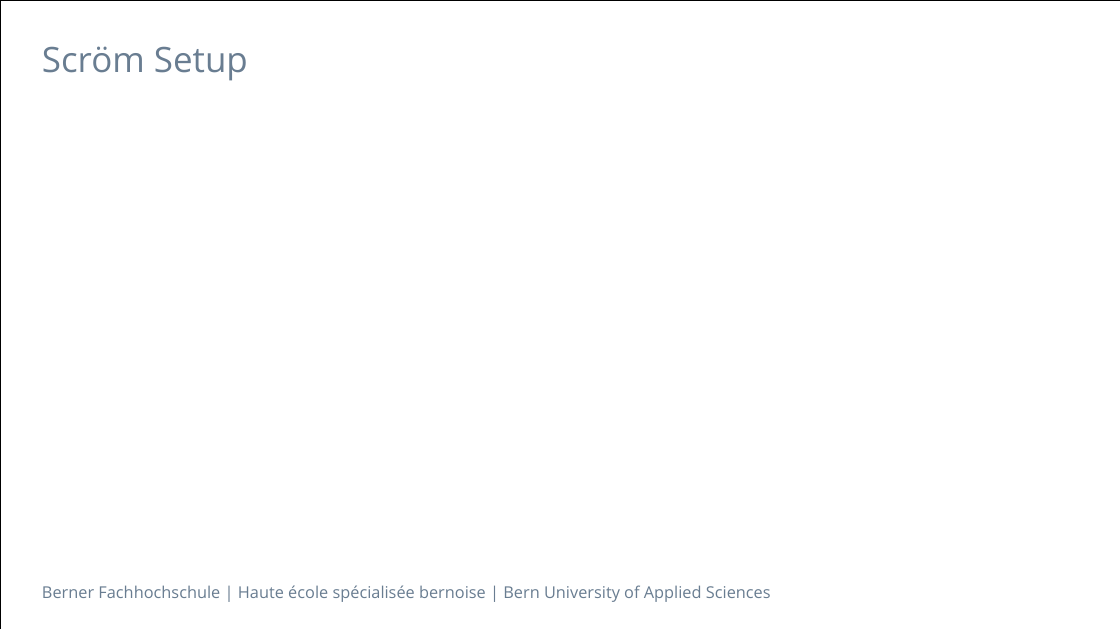
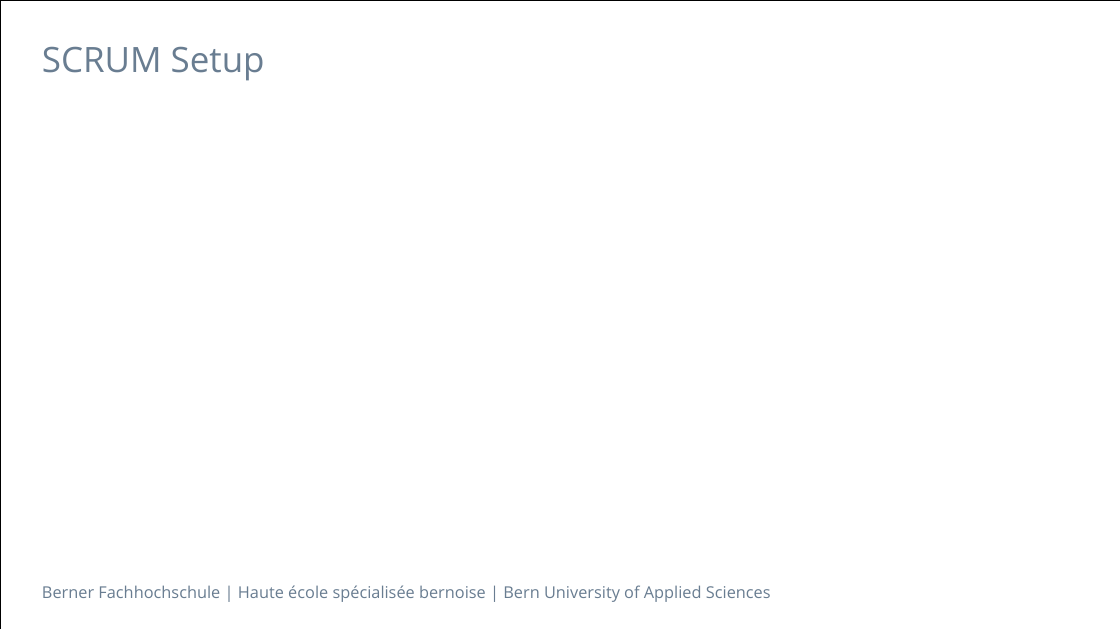
Before and after one commit to jntme/ch.bfh.btx8081.w2017.blue, a slide deck: slide 6 of doc/04-ScrumSetup/Task_3&4_Presentation.pptx. Drawn at 1120x629 pixels with LibreOffice and Linux fonts; fonts in the diff are those of the drawing. Boxes give left, top, right and bottom in pixels: in the first picture for what was removed or moved away, otherwise in the second. Text is boxed around its words. In the diff, an @@ line names an element or a change of style, - is before the commit and + after.

Commit message:
change pptx, change .xslx

```diff
--- a/doc/04-ScrumSetup/Task_3&4_Presentation.pptx
+++ b/doc/04-ScrumSetup/Task_3&4_Presentation.pptx
@@ title at (x1=42, y1=46, x2=265, y2=81): text changed @@
-Scröm Setup
+SCRUM Setup
```
Also in this commit, not shown: 1 other file.
